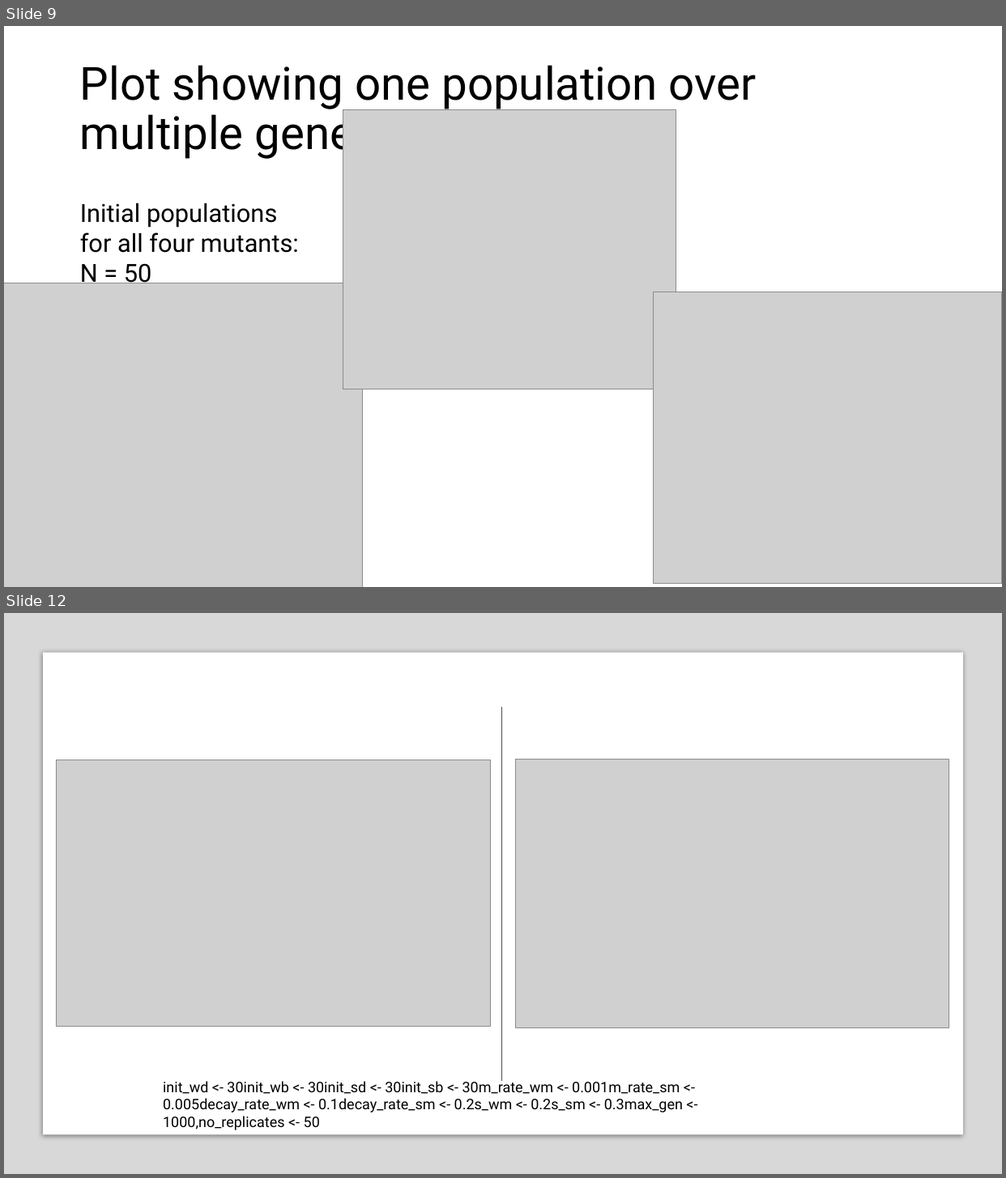
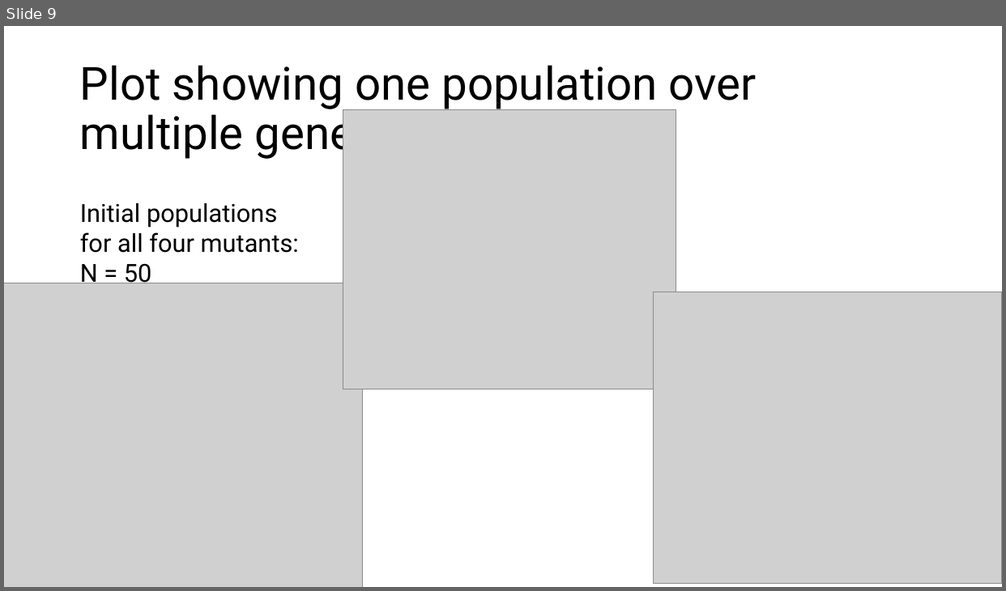
Before and after one commit to Julia-Eggenschwiler/THEEproject_Jaelle_Julia, a slide deck: THEE_bacterial resistance.pptx. Shown one above the other, each under a label of ours: slides 9 and 12 before the commit, slide 9 after it; the slides between them are not shown. The pictures are 1006x1178 and 1006x591 pixels, drawn with LibreOffice and Linux fonts; fonts in the diff are those of the drawing; grey boxes stand for pictures. Boxes give left, top, right and bottom in pixels: in the first picture for what was removed or moved away, otherwise in the second. Text is boxed around its words. In the diff, an @@ line names an element or a change of style, - is before the commit and + after.

```diff
--- a/THEE_bacterial resistance.pptx
+++ b/THEE_bacterial resistance.pptx
@@ slide 12 removed at [4,613,1002,1174], background #FFFFFF @@
@@ rectangle removed at [4,613,1002,1174] @@
@@ rectangle removed at [43,653,963,1135] @@
@@ line removed from (502, 707) to (502, 1081) @@
@@ picture removed at [57,760,490,1027] @@
@@ picture removed at [516,759,949,1028] @@
@@ text removed at [163,1080,683,1131] @@
-init_wd <- 30init_wb <- 30init_sd <- 30init_sb <- 30m_rate_wm <- 0.001m_rate_sm <- 0.005decay_rate_wm <- 0.1decay_rate_sm <- 0.2s_wm <- 0.2s_sm <- 0.3max_gen <- 1000,no_replicates <- 50
```
Also in this commit, not shown: 3 slides changed, 1 slide added, 1 other slide removed.
